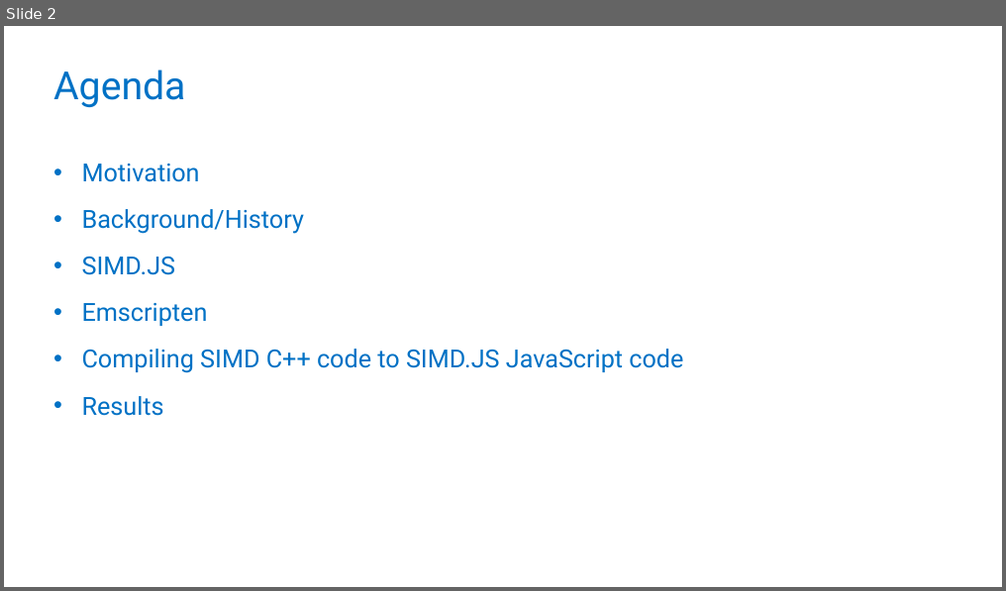
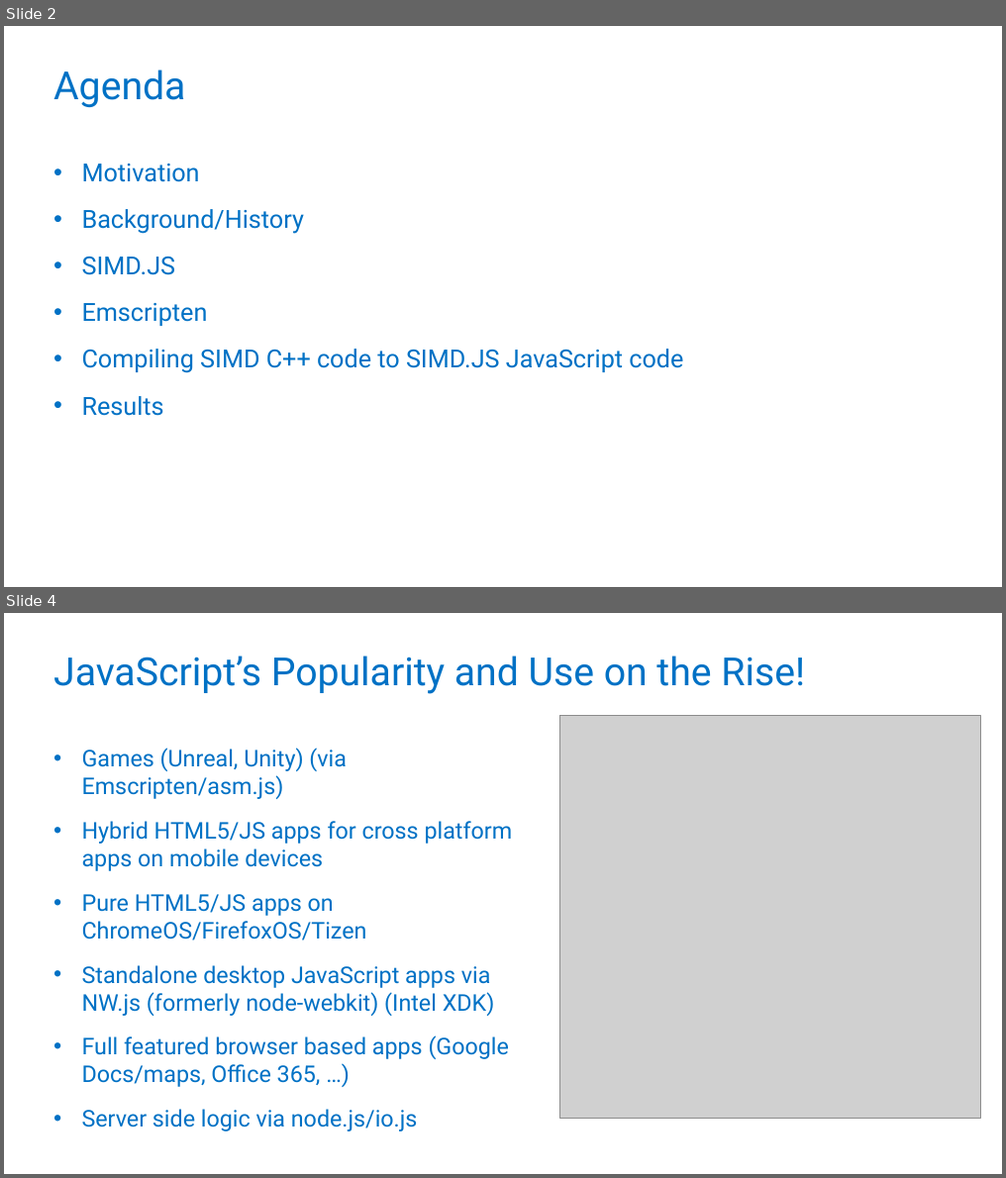
Before and after one commit to PeterJensen/wpmvp2015, a slide deck: simdjs-presentation.pptx. Shown one above the other, each under a label of ours: slide 2 before the commit, slides 2 and 4 after it; the slides between them are not shown. The pictures are 1006x591 and 1006x1178 pixels, drawn with LibreOffice and Linux fonts; fonts in the diff are those of the drawing; grey boxes stand for pictures; background and template pictures are left out. Boxes give left, top, right and bottom in pixels: in the first picture for what was removed or moved away, otherwise in the second. Text is boxed around its words. In the diff, an @@ line names an element or a change of style, - is before the commit and + after.

```diff
--- a/simdjs-presentation.pptx
+++ b/simdjs-presentation.pptx
@@ slide 4 added at <box>4,613,1002,1174</box>, background #FFFFFF @@
@@ title added at <box>54,656,805,694</box>, 37.3 pt, text #0071C5 @@
+JavaScript’s Popularity and Use on the Rise!
@@ picture added at <box>560,716,980,1118</box> @@
@@ text added at <box>82,748,513,1132</box>, 22.2 pt, text #0071C5 @@
+• Games (Unreal, Unity) (via Emscripten/asm.js)
+• Hybrid HTML5/JS apps for cross platform apps on mobile devices
+• Pure HTML5/JS apps on ChromeOS/FirefoxOS/Tizen
+• Standalone desktop JavaScript apps via NW.js (formerly node-webkit) (Intel XDK)
+• Full featured browser based apps (Google Docs/maps, Office 365, …)
+• Server side logic via node.js/io.js
```
Also in this commit, not shown: 5 other slides added, 3 other files.
